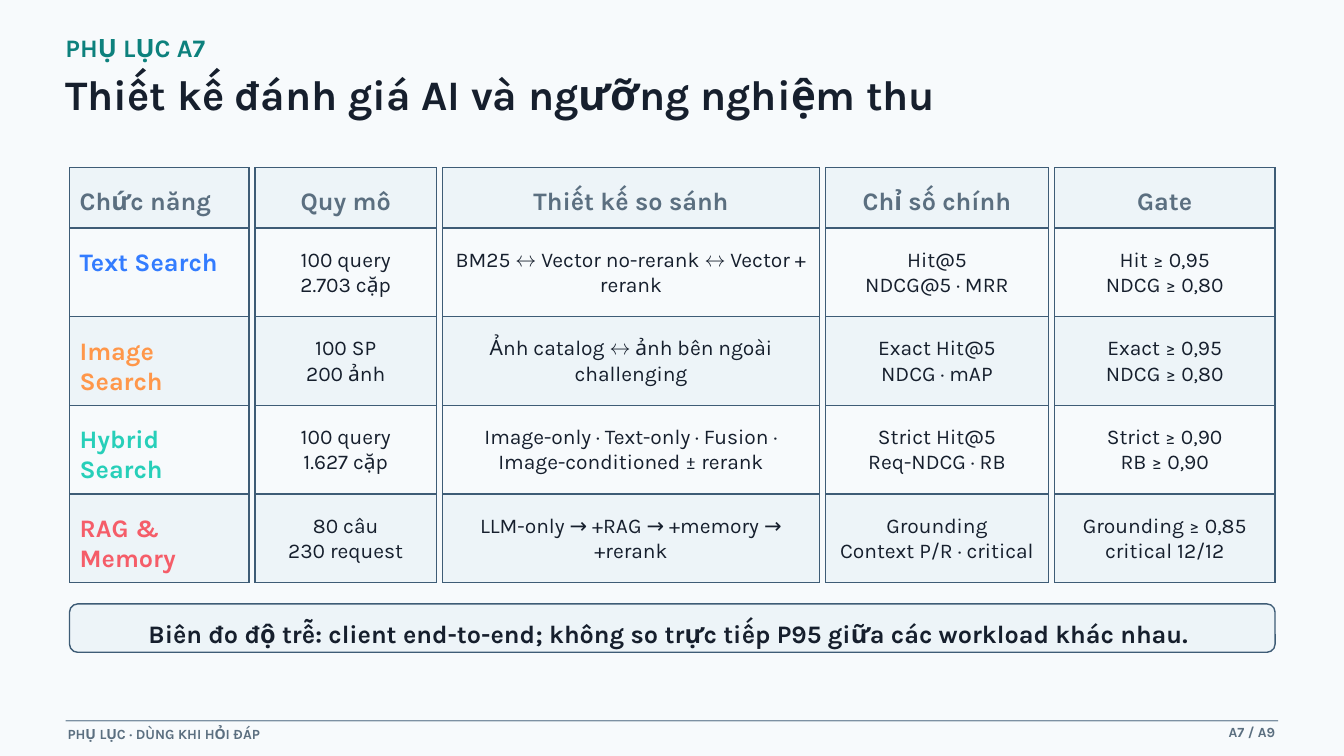
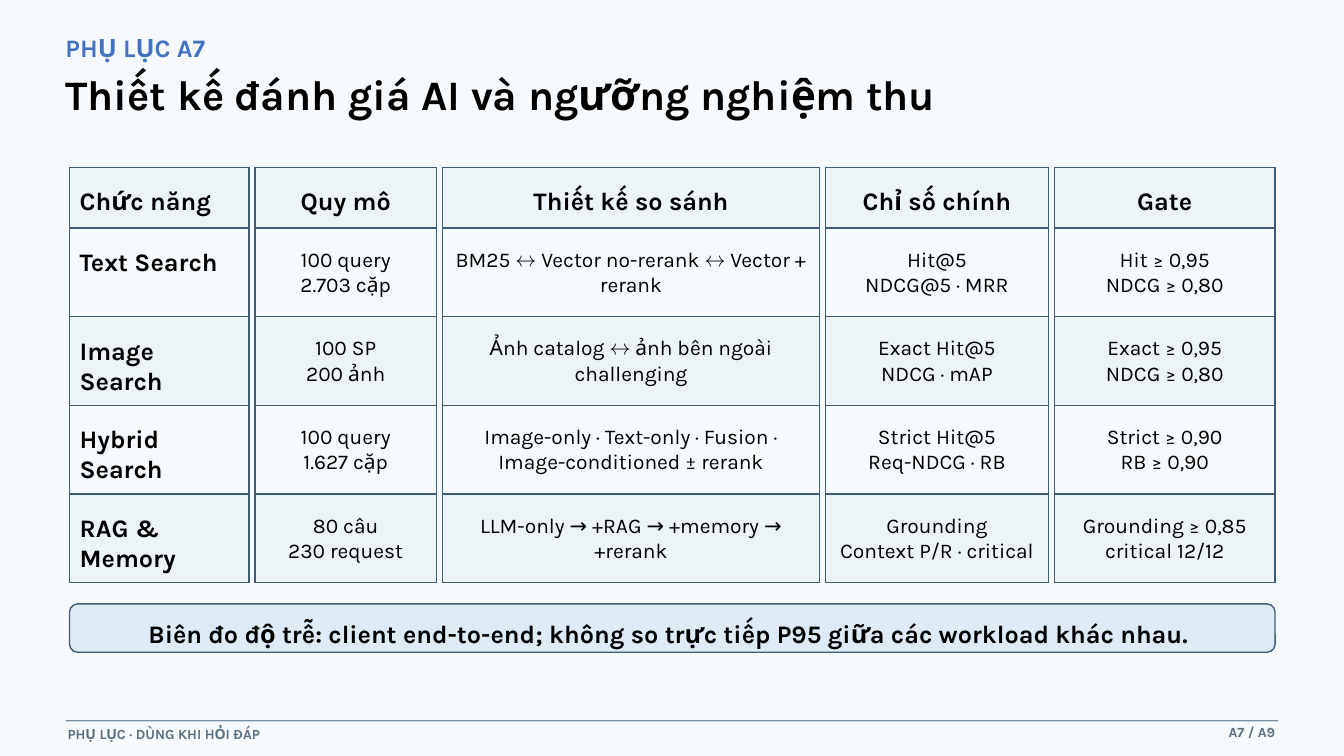
Before and after one commit to Chau134/DATN_HK253, a slide deck: slide 33 of presentation/Presentation.pptx (slide 36 before the commit). Drawn at 1344x756 pixels with LibreOffice and Linux fonts; fonts in the diff are those of the drawing. Boxes give left, top, right and bottom in pixels: in the first picture for what was removed or moved away, otherwise in the second. Text is boxed around its words. In the diff, an @@ line names an element or a change of style, - is before the commit and + after.

```diff
--- a/presentation/Presentation.pptx
+++ b/presentation/Presentation.pptx
@@ text "PHỤ LỤC A7" at (x1=177, y1=40, x2=205, y2=57): text colour #0D817D to #4472C4 @@
@@ text colour #5B6F80 to #000000 in 5 elements at (x1=150, y1=191, x2=211, y2=217), (x1=301, y1=191, x2=391, y2=217), (x1=600, y1=190, x2=728, y2=211), (x1=908, y1=190, x2=1011, y2=211), (x1=1137, y1=193, x2=1192, y2=211) @@
@@ text "Text Search" at (x1=80, y1=253, x2=217, y2=272): text colour #337CFF to #000000 @@
@@ text "Image Search" at (x1=80, y1=343, x2=163, y2=391): text colour #FF974A to #000000 @@
@@ text "Hybrid Search" at (x1=80, y1=430, x2=163, y2=479): text colour #27CFB9 to #000000 @@
@@ text "RAG & Memory" at (x1=80, y1=520, x2=176, y2=574): text colour #F55D69 to #000000 @@
@@ rounded rectangle at (x1=70, y1=604, x2=1275, y2=652): fill #EDF4F8 to #DEEBF7 @@
@@ text colour #161F2D to #000000 in 18 elements at (x1=177, y1=77, x2=935, y2=121), (x1=300, y1=253, x2=390, y2=293), (x1=456, y1=252, x2=790, y2=293), (x1=865, y1=252, x2=1008, y2=296), (x1=1106, y1=252, x2=1223, y2=294), (x1=306, y1=341, x2=376, y2=382), (x1=533, y1=339, x2=772, y2=386), (x1=878, y1=340, x2=996, y2=382), (x1=1106, y1=341, x2=1223, y2=383), (x1=301, y1=430, x2=390, y2=470), (x1=484, y1=429, x2=769, y2=474), (x1=868, y1=429, x2=1006, y2=474), (x1=1107, y1=429, x2=1222, y2=471), (x1=288, y1=518, x2=403, y2=563), (x1=480, y1=518, x2=759, y2=559), (x1=840, y1=518, x2=1034, y2=560), (x1=1083, y1=518, x2=1247, y2=560), (x1=148, y1=623, x2=1187, y2=649) @@
```
Also in this commit, not shown: 35 other slides changed, 2 slides removed, 30 other files.
